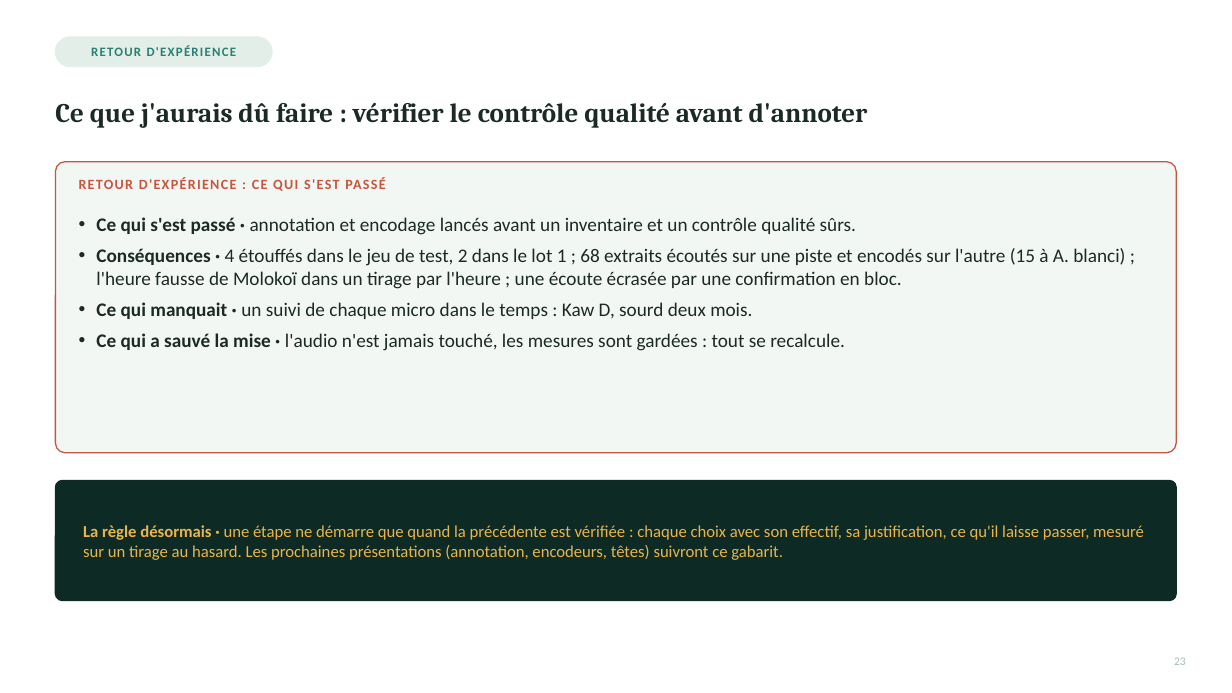
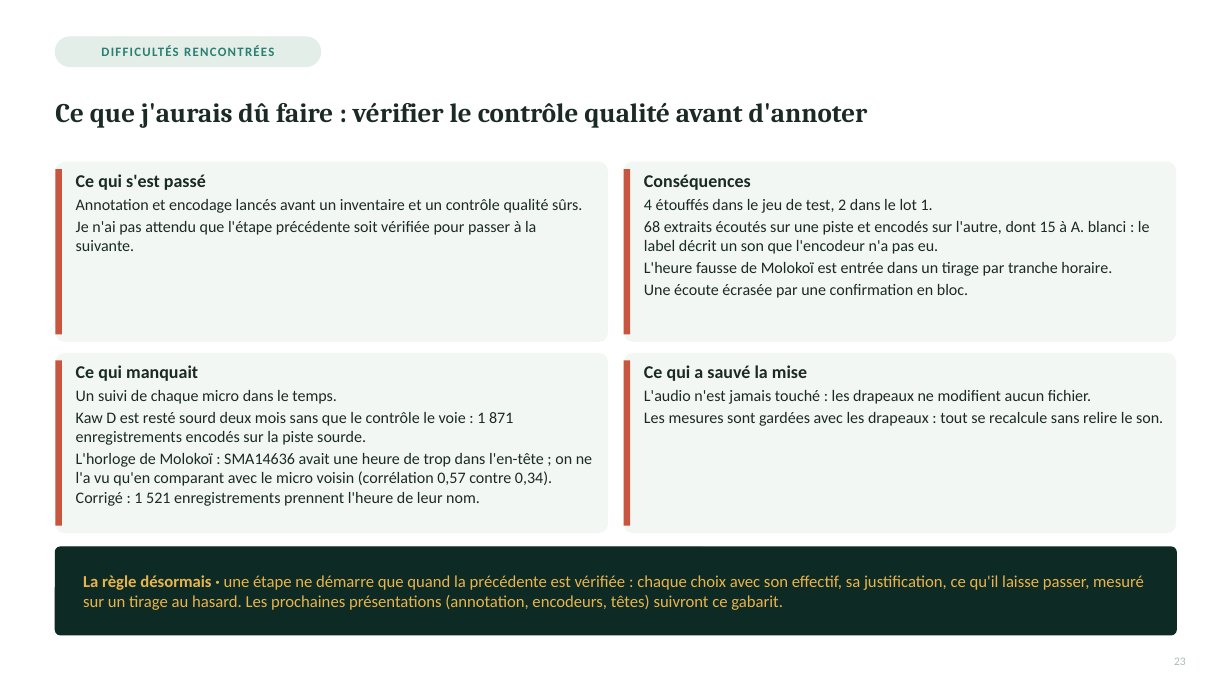
Before and after one commit to Rumble-Paw-Patrol/Grenouille, a slide deck: slide 3 of documentation/prez/presentation_4_paquets/presentation_4_inventaire_qc_v2_paquet_5_diapos_21-26.pptx. Drawn at 1232x693 pixels with LibreOffice and Linux fonts; fonts in the diff are those of the drawing. Boxes give left, top, right and bottom in pixels: in the first picture for what was removed or moved away, otherwise in the second. Text is boxed around its words. In the diff, an @@ line names an element or a change of style, - is before the commit and + after.

```diff
--- a/documentation/prez/presentation_4_paquets/presentation_4_inventaire_qc_v2_paquet_5_diapos_21-26.pptx
+++ b/documentation/prez/presentation_4_paquets/presentation_4_inventaire_qc_v2_paquet_5_diapos_21-26.pptx
@@ rounded rectangle: place and size @@
-rounded rectangle at bbox=[55, 37, 273, 67]
+rounded rectangle at bbox=[55, 37, 321, 67]
@@ text at bbox=[101, 46, 274, 56]: text changed @@
-RETOUR D'EXPÉRIENCE
+DIFFICULTÉS RENCONTRÉES
@@ rounded rectangle removed at bbox=[55, 162, 1177, 453] @@
@@ rounded rectangle added at bbox=[55, 162, 608, 342], fill #F3F7F4 @@
@@ rectangle added at bbox=[55, 169, 62, 335], fill #C8553D @@
@@ text added at bbox=[76, 174, 582, 251], 12.5 pt, text #1B2A24 @@
+Ce qui s'est passé
+Annotation et encodage lancés avant un inventaire et un contrôle qualité sûrs.
+Je n'ai pas attendu que l'étape précédente soit vérifiée pour passer à la suivante.
@@ text removed at bbox=[79, 177, 385, 191] @@
-RETOUR D'EXPÉRIENCE : CE QUI S'EST PASSÉ
@@ rounded rectangle added at bbox=[624, 162, 1177, 342], fill #F3F7F4 @@
@@ rectangle added at bbox=[624, 169, 630, 335], fill #C8553D @@
@@ text at bbox=[644, 174, 1150, 298]: text changed; size 15 to 12.5 pt @@
-• Ce qui s'est passé · annotation et encodage lancés avant un inventaire et un contrôle qualité sûrs.
-• Conséquences · 4 étouffés dans le jeu de test, 2 dans le lot 1 ; 68 extraits écoutés sur une piste et encodés sur l'autre (15 à A. blanci) ; l'heure fausse de Molokoï dans un tirage par l'heure ; une écoute écrasée par une confirmation en bloc.
-• Ce qui manquait · un suivi de chaque micro dans le temps : Kaw D, sourd deux mois.
-• Ce qui a sauvé la mise · l'audio n'est jamais touché, les mesures sont gardées : tout se recalcule.
+Conséquences
+4 étouffés dans le jeu de test, 2 dans le lot 1.
+68 extraits écoutés sur une piste et encodés sur l'autre, dont 15 à A. blanci : le label décrit un son que l'encodeur n'a pas eu.
+L'heure fausse de Molokoï est entrée dans un tirage par tranche horaire.
+Une écoute écrasée par une confirmation en bloc.
@@ rounded rectangle added at bbox=[55, 353, 608, 533], fill #F3F7F4 @@
@@ rounded rectangle added at bbox=[624, 353, 1177, 533], fill #F3F7F4 @@
@@ rectangle added at bbox=[55, 360, 62, 526], fill #C8553D @@
@@ text added at bbox=[76, 365, 592, 506], 12.5 pt, text #1B2A24 @@
+Ce qui manquait
+Un suivi de chaque micro dans le temps.
+Kaw D est resté sourd deux mois sans que le contrôle le voie : 1 871 enregistrements encodés sur la piste sourde.
+L'horloge de Molokoï : SMA14636 avait une heure de trop dans l'en-tête ; on ne l'a vu qu'en comparant avec le micro voisin (corrélation 0,57 contre 0,34). Corrigé : 1 521 enregistrements prennent l'heure de leur nom.
@@ rectangle added at bbox=[624, 360, 630, 526], fill #C8553D @@
@@ text added at bbox=[644, 365, 1163, 426], 12.5 pt, text #1B2A24 @@
+Ce qui a sauvé la mise
+L'audio n'est jamais touché : les drapeaux ne modifient aucun fichier.
+Les mesures sont gardées avec les drapeaux : tout se recalcule sans relire le son.
@@ rounded rectangle: place and size @@
-rounded rectangle at bbox=[55, 481, 1177, 601]
+rounded rectangle at bbox=[55, 547, 1177, 635]
@@ text "La règle désormais · une ...": place and size @@
-text "La règle désormais · une ..." at bbox=[83, 525, 1144, 560]
+text "La règle désormais · une ..." at bbox=[83, 575, 1144, 610]
```
Also in this commit, not shown: 2 other slides changed, 3 slides removed, 17 other files.
